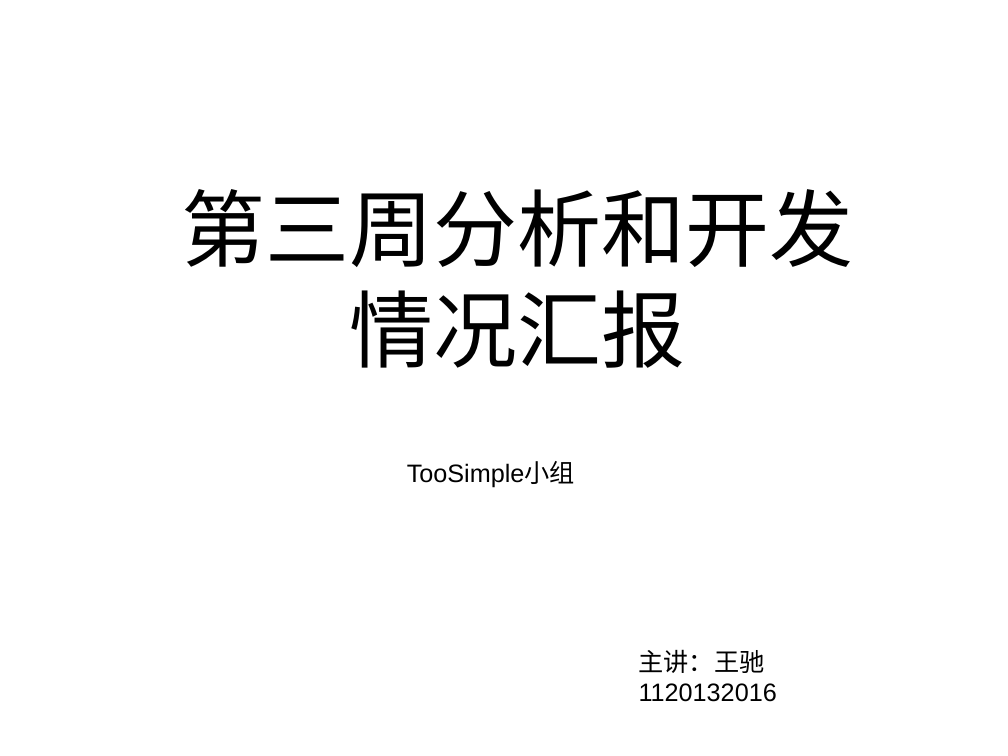
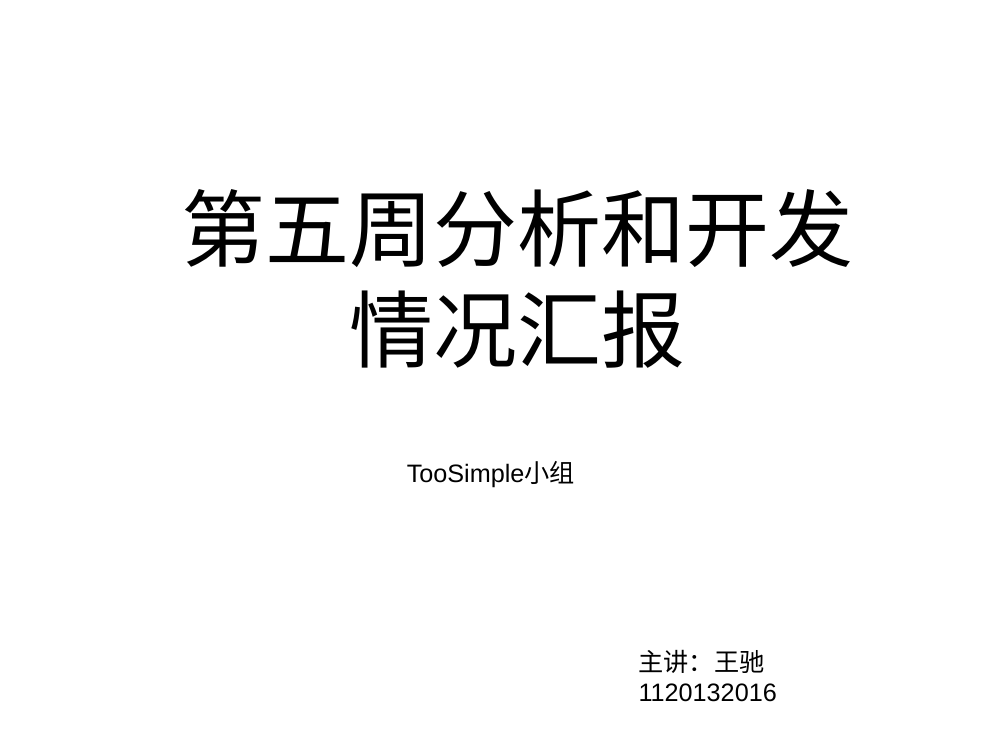
Before and after one commit to Byharbour/DesignPattern, a slide deck: slide 1 of doc/TooSimple小组工作汇报/TooSimple小组第五周汇报.pptx. Drawn at 1008x756 pixels with LibreOffice and Linux fonts; fonts in the diff are those of the drawing. Boxes give left, top, right and bottom in pixels: in the first picture for what was removed or moved away, otherwise in the second. Text is boxed around its words. In the diff, an @@ line names an element or a change of style, - is before the commit and + after.

```diff
--- a/doc/TooSimple小组工作汇报/TooSimple小组第五周汇报.pptx
+++ b/doc/TooSimple小组工作汇报/TooSimple小组第五周汇报.pptx
@@ text at <box>181,189,853,368</box>: text changed @@
-第三周分析和开发情况汇报
+第五周分析和开发情况汇报
```
Also in this commit, not shown: 1 other slide changed.
